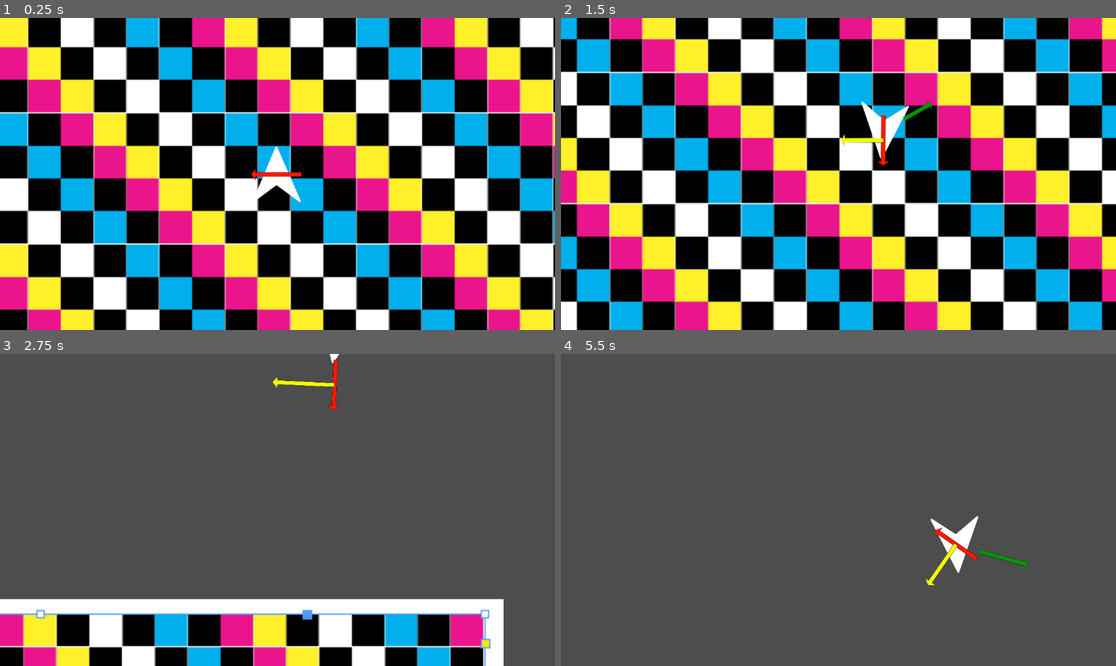
Above: before the commit, frames 1-4 (two rows, left to right).
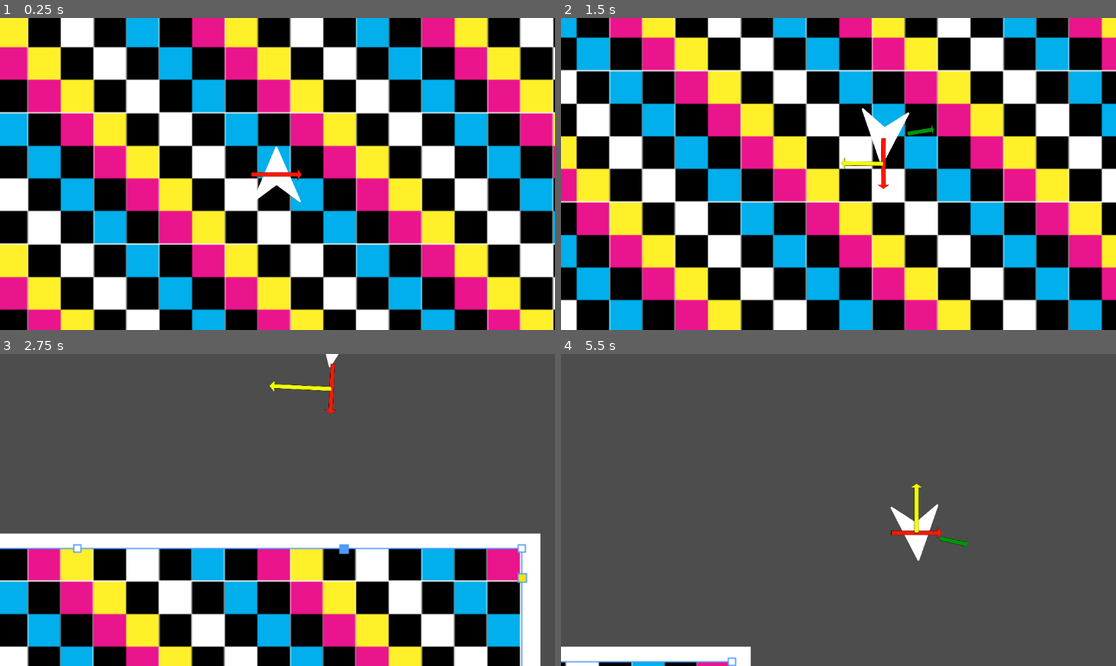
Above: after the commit, the same moments.

Repository: ParadoxArcher/Angle_Advantage
Game: Godot game, scene res://Scenes/GameScene.tscn
The game is run twice, just before and just after one commit, with the same random seed, the same clock (stepped at 60 frames per second) and the same inputs.
Inputs:
- Up to frame 1 (0.25 s): no input
- Up to frame 2 (1.5 s): tap Enter at 0.5 s; hold D (RotateRight) 0.53-1.28 s; hold W (Boost) 0.53-1.28 s; hold S (Back) from 1.28 s (still down); tap W (Boost) at 1.35 s
- Up to frame 3 (2.75 s): release S (Back) at 2.03 s; hold D (RotateRight) from 2.03 s (still down); hold W (Boost) from 2.03 s (still down); tap Space (Dodge) at 2.1 s
- Up to frame 4 (5.5 s): release W (Boost) at 2.78 s; tap W (Boost) at 2.85, 4.55 s; release D (RotateRight) at 3.53 s; hold W (Boost) 3.53-4.28 s; hold A (RotateLeft) 3.53-5.03 s; tap Space (Dodge) at 4.35 s; hold S (Back) from 5.03 s (still down); hold W (Boost) from 5.03 s (still down)

The runs differ from the first frame. In frame 1, less than 0.1% of the frame differs, in the area x 45-55%, y 48-53%; in frame 2, 12%; in frame 3, 40%, in the area x 0-98%, y 0-100%; in frame 4, 3.8%.

Commit message:
vault backup: 2025-01-14 11:46:36

Diff:
--- a/zProject Files/Godot/Scripts/PlayerScript.gd
+++ b/zProject Files/Godot/Scripts/PlayerScript.gd
@@ -12,7 +12,7 @@
 @export var MaxSpeed = [1000, 1000] # {0: Fluctuating, 1: BaseMaxSpeed} ## Beware DodgeMaxSpeed
 @export var SpeedAccel = .025
 @export var SpeedDecel = [.01, .01] # {0: Fluctuating,  1: Decel} ## Beware BrakeDecelMult
-@export var BoostDecay = [0, .3, .01] # {0: Fluctuating,  1:BoostRelease, 2: DecayRate}
+@export var BoostDecay = [0, .8, .02, false] # {0: Fluctuating,  1:BoostRelease, 2:DecayRate, 3:isDecayActive}
 var BoostDir = Vector2(0, 0)
 var AccelRate = 0
 
@@ -51,28 +51,19 @@
 	else:
 		SpeedDecel[0] = SpeedDecel[1] * BrakeDecelMult[0]
 
-	if MoveInput.y > 0:
-		BoostDir = Vector2(cos(rotation), sin(rotation))
+	if MoveInput.y > 0 or BoostDecay[0] >= 0:
+		if MoveInput.y > BoostDecay[0]:
+			BoostDir = Vector2(cos(rotation), sin(rotation)) * MoveInput.y
+			if BoostDecay[0] < 1:
+				BoostDecay[0] += BoostDecay[2]
+		else:
+			BoostDir = Vector2(cos(rotation), sin(rotation)) * (BoostDecay[0] * BoostDecay[1] )
+			BoostDecay[0] -= BoostDecay[2]
 		var CounterAccel = -BoostDir.dot(velocity / MaxSpeed[1]) * CounterScaler[0]
 		AccelRate = SpeedAccel + (SpeedDecel[0] * CounterAccel )
-		BoostDecay[0] = BoostDecay[1]
-
-		#if SpeedDecel[0] >= SpeedAccel: # Debugging for AccelRate bandaid fix
-		#	push_warning("AccelRate is Clamped: " + str(AccelRate))
-
-		#if MoveInput.y == 0: # Boost Decay
-		#	BoostDir *= (BoostDecay[1] * BoostDecay[0])
-		#	BoostDecay[0] -= clampf(BoostDecay[2], 0, BoostDecay[0])
-		#else:
-		#	BoostDecay[0] = 1
 	else:
-		if BoostDecay[0] >= 0:
-			BoostDir = Vector2(cos(rotation), sin(rotation)) * BoostDecay[0]
-			BoostDecay[0] -= BoostDecay[2]
-
-		print(BoostDecay)
+		BoostDir = Vector2(0, 0)
 		AccelRate = SpeedDecel[0]
-	print(AccelRate)
 	#endregion
 
 	#region Rotation
Not shown, changed: .obsidian/workspace.json
